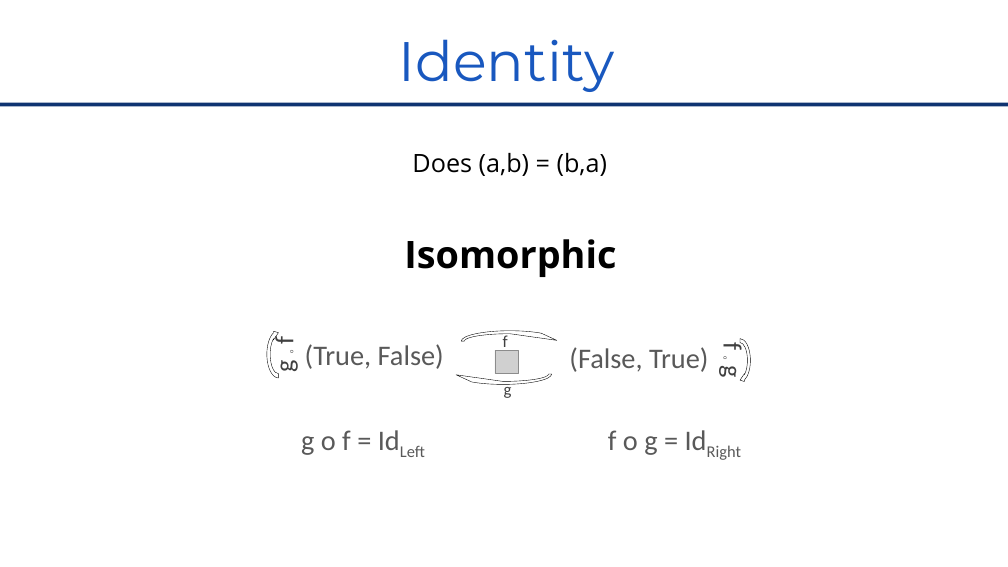
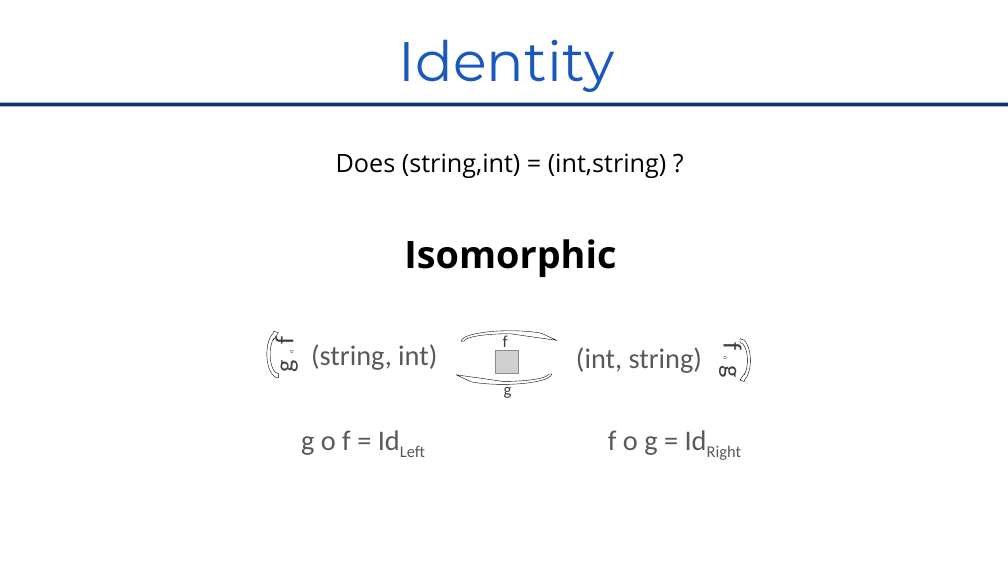
Before and after one commit to RomainTrm/CategoryTheoryYouAlreadyKnowIt, a slide deck: slide 21 of CategoryTheoryUniveristy_Devoxx_FR_2022.pptx (slide 19 before the commit). Drawn at 1008x567 pixels with LibreOffice and Linux fonts; fonts in the diff are those of the drawing; grey boxes stand for pictures; background and template pictures are left out. Boxes give left, top, right and bottom in pixels: in the first picture for what was removed or moved away, otherwise in the second. Text is boxed around its words. In the diff, an @@ line names an element or a change of style, - is before the commit and + after.

```diff
--- a/CategoryTheoryUniveristy_Devoxx_FR_2022.pptx
+++ b/CategoryTheoryUniveristy_Devoxx_FR_2022.pptx
@@ text at box(336, 153, 666, 178): text changed @@
-Does (a,b) = (b,a)
+Does (string,int) = (int,string) ?
@@ text at box(311, 344, 437, 370): text changed @@
-(True, False)
+(string, int)
@@ text at box(576, 347, 702, 373): text changed @@
-(False, True)
+(int, string)
```
Also in this commit, not shown: 10 other slides changed, 5 slides added.
